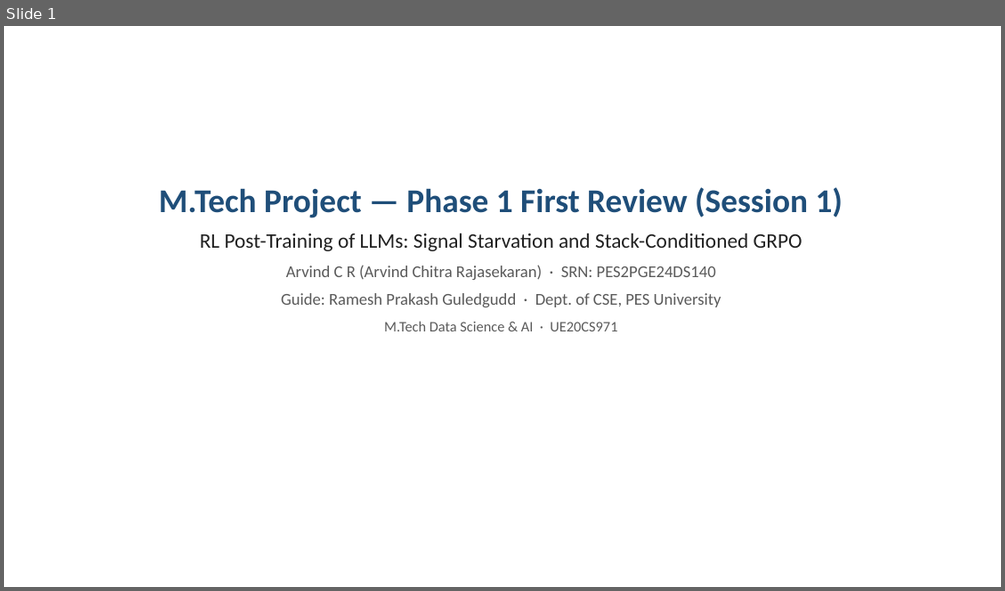
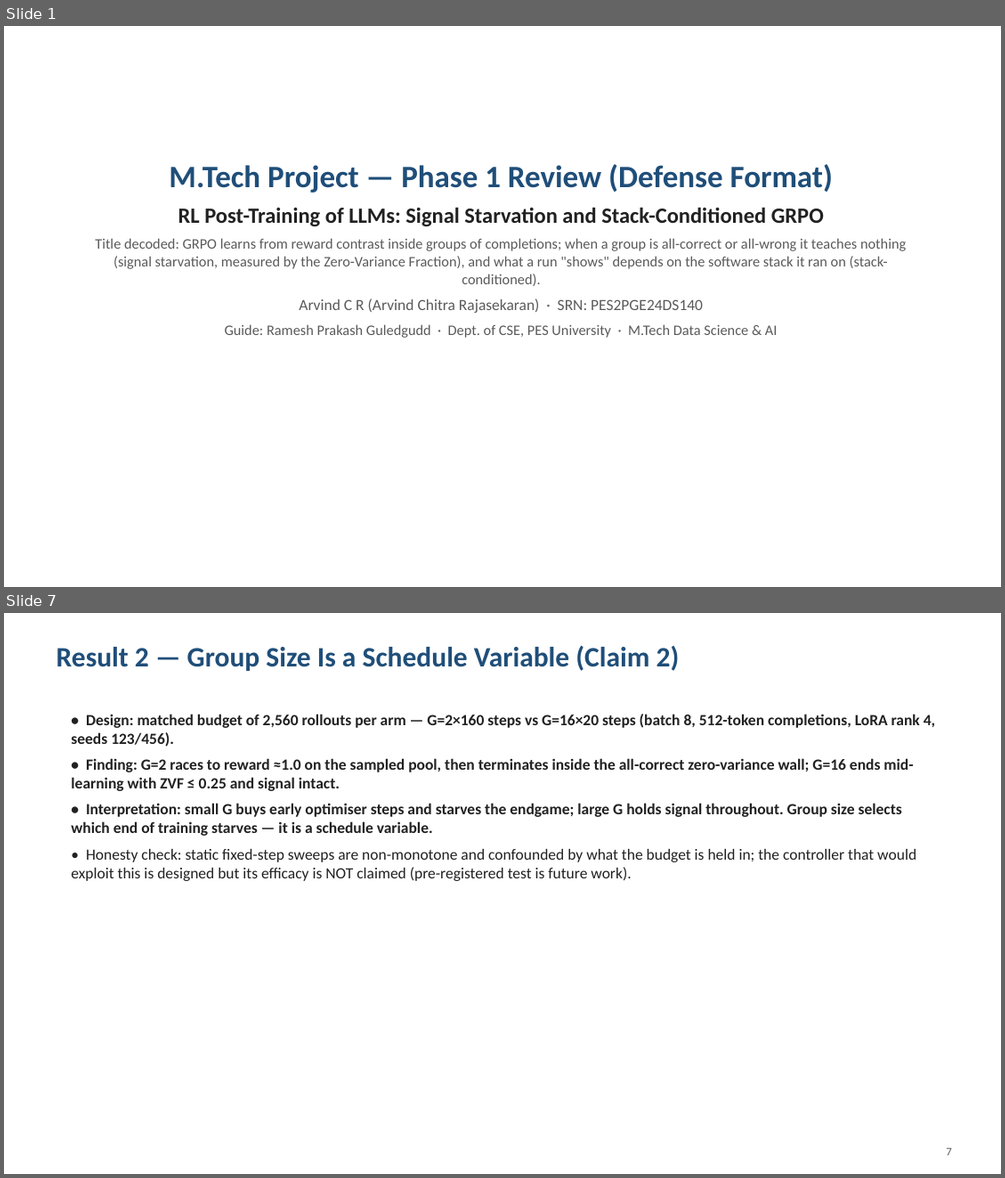
Before and after one commit to arvindcr4/tinker-rl-lab, a slide deck: outputs/PESU_MTech_Phase1_Session1_Review_ArvindCR.pptx. Shown one above the other, each under a label of ours: slide 1 before the commit, slides 1 and 7 after it; the slides between them are not shown. The pictures are 1005x591 and 1005x1178 pixels, drawn with LibreOffice and Linux fonts; fonts in the diff are those of the drawing. Boxes give left, top, right and bottom in pixels: in the first picture for what was removed or moved away, otherwise in the second. Text is boxed around its words. In the diff, an @@ line names an element or a change of style, - is before the commit and + after.

```diff
--- a/outputs/PESU_MTech_Phase1_Session1_Review_ArvindCR.pptx
+++ b/outputs/PESU_MTech_Phase1_Session1_Review_ArvindCR.pptx
@@ slide 7 added at [4,613,1001,1174], background #FFFFFF @@
@@ text added at [57,646,680,671], 27 pt, text #1F4E79, bold @@
+Result 2 — Group Size Is a Schedule Variable (Claim 2)
@@ text added at [71,714,935,881], 15 pt, text #212121, bold @@
+• Design: matched budget of 2,560 rollouts per arm — G=2×160 steps vs G=16×20 steps (batch 8, 512-token completions, LoRA rank 4, seeds 123/456).
+• Finding: G=2 races to reward ≈1.0 on the sampled pool, then terminates inside the all-correct zero-variance wall; G=16 ends mid-learning with ZVF ≤ 0.25 and signal intact.
+• Interpretation: small G buys early optimiser steps and starves the endgame; large G holds signal throughout. Group size selects which end of training starves — it is a schedule variable.
+• Honesty check: static fixed-step sweeps are non-monotone and confounded by what the budget is held in; the controller that would exploit this is designed but its efficacy is NOT claimed (pre-registered test is future work).
@@ text added at [946,1148,951,1155], 11 pt, text #5A5A5A @@
+7
@@ slide 1 changed as well @@
@@ text "M.Tech Project — Phase 1 ...": place and size @@
-text "M.Tech Project — Phase 1 ..." at [159,187,843,331]
+text "M.Tech Project — Phase 1 ..." at [95,164,906,338]
@@ text at [169,164,833,192]: text changed; size 32 to 30 pt @@
-M.Tech Project — Phase 1 First Review (Session 1)
+M.Tech Project — Phase 1 Review (Defense Format)
@@ text at [178,207,824,313]: size 20 to 21 pt, bold on in "RL Post-Training of LLMs: Signal Starvation and ..."; size 16 to 15 pt in "Arvind C R (Arvind Chitra Rajasekaran) · ..."; less space between paragraphs @@
@@ text at [95,238,906,286]: paragraph added @@
+Title decoded: GRPO learns from reward contrast inside groups of completions; when a group is all-correct or all-wrong it teaches nothing (signal starvation, measured by the Zero-Variance Fraction), and what a run "shows" depends on the software stack it ran on (stack-conditioned).
@@ text at [225,324,777,338]: text changed; size 16 to 14 pt @@
-Guide: Ramesh Prakash Guledgudd · Dept. of CSE, PES University
-M.Tech Data Science & AI · UE20CS971
+Guide: Ramesh Prakash Guledgudd · Dept. of CSE, PES University · M.Tech Data Science & AI
```
Also in this commit, not shown: 2 other slides changed, 11 other slides added, 10 slides removed, 1 other file.
